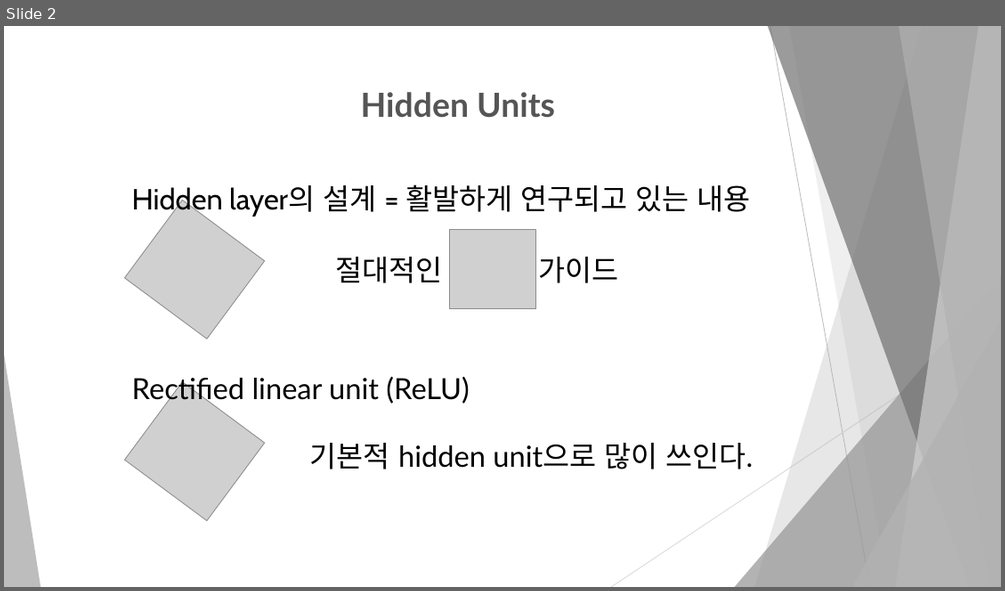
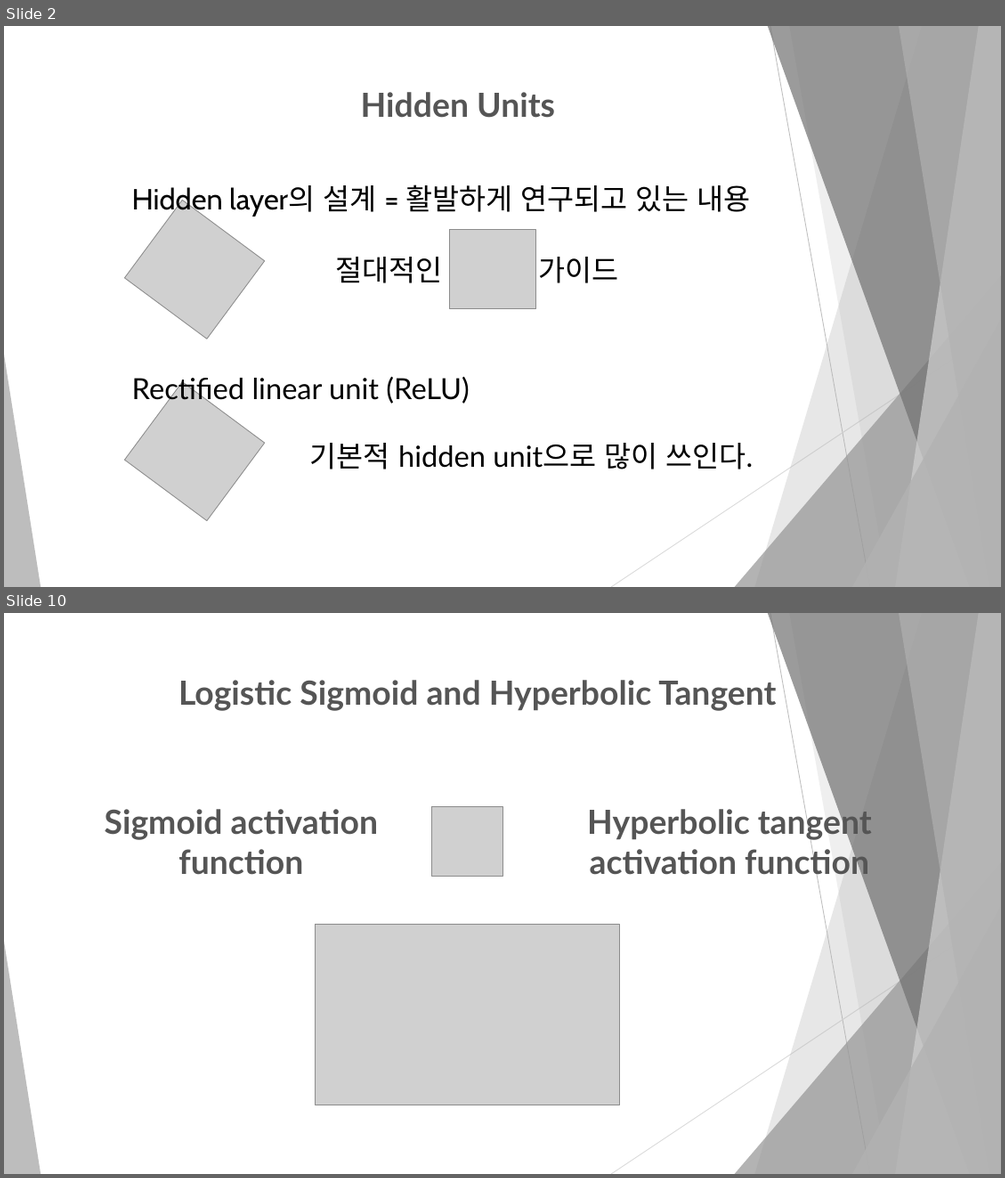
Before and after one commit to dbswl067/Machine-learning, a slide deck: 발표 자료/6.3 Hidden Units.pptx. Shown one above the other, each under a label of ours: slide 2 before the commit, slides 2 and 10 after it; the slides between them are not shown. The pictures are 1005x591 and 1005x1178 pixels, drawn with LibreOffice and Linux fonts; fonts in the diff are those of the drawing; grey boxes stand for pictures. Boxes give left, top, right and bottom in pixels: in the first picture for what was removed or moved away, otherwise in the second. Text is boxed around its words. In the diff, an @@ line names an element or a change of style, - is before the commit and + after.

```diff
--- a/발표 자료/6.3 Hidden Units.pptx
+++ b/발표 자료/6.3 Hidden Units.pptx
@@ slide 10 added at [4, 613, 1001, 1174], background #FFFFFF; not listed: 10 template elements that a slide beside it also shows @@
@@ text added at [178, 680, 776, 711], 32 pt, text #555555, bold @@
+Logistic Sigmoid and Hyperbolic Tangent
@@ text added at [105, 809, 378, 875], 32 pt, text #555555, bold @@
+Sigmoid activation function
@@ picture added at [432, 807, 502, 877] @@
@@ text added at [587, 805, 872, 881], 32 pt, text #555555, bold @@
+Hyperbolic tangent activation function
@@ picture added at [316, 924, 619, 1104] @@
```
Also in this commit, not shown: 11 other slides added, 7 slides removed, 1 other file.
